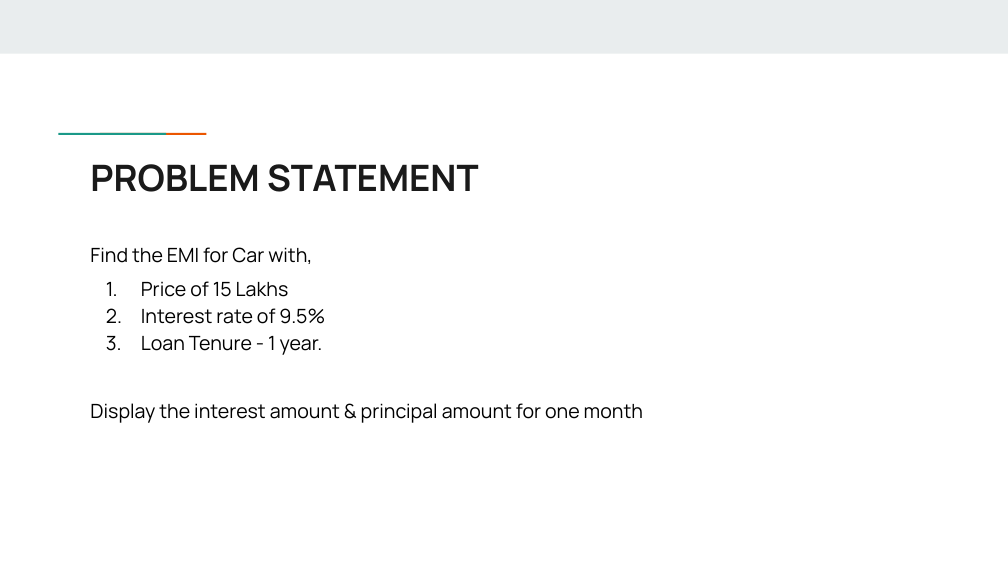
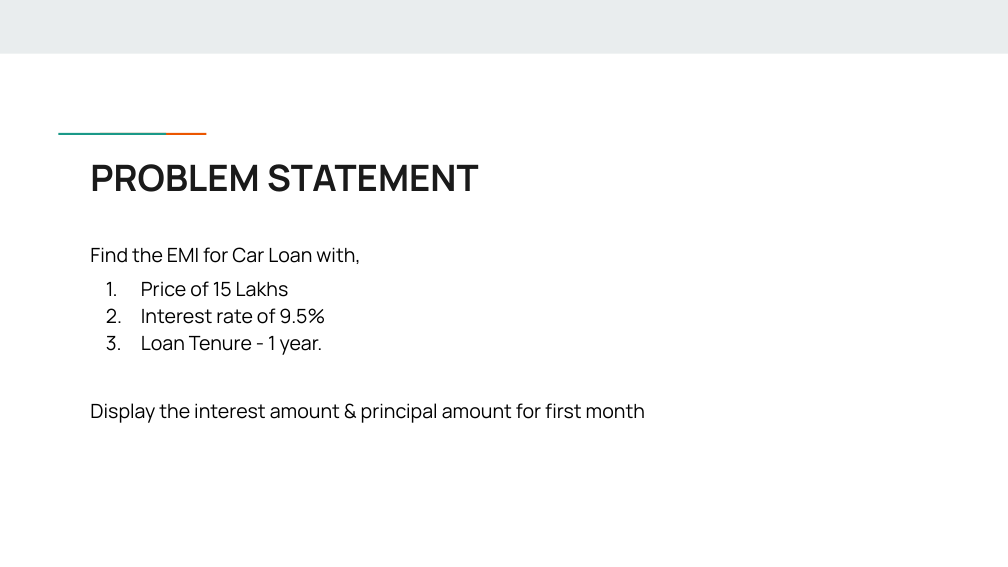
Before and after one commit to johncigi/BinaryLords_EMICalculator, a slide deck: slide 3 of Hackathon presentation.pptx. Drawn at 1008x567 pixels with LibreOffice and Linux fonts; fonts in the diff are those of the drawing. Boxes give left, top, right and bottom in pixels: in the first picture for what was removed or moved away, otherwise in the second. Text is boxed around its words. In the diff, an @@ line names an element or a change of style, - is before the commit and + after.

```diff
--- a/Hackathon presentation.pptx
+++ b/Hackathon presentation.pptx
@@ text at bbox=[90, 247, 360, 264]: text changed @@
-Find the EMI for Car with,
+Find the EMI for Car Loan with,
@@ text at bbox=[90, 403, 645, 423]: text changed @@
-Display the interest amount & principal amount for one month
+Display the interest amount & principal amount for first month
```
Also in this commit, not shown: 1 other slide changed, 8 other files.
